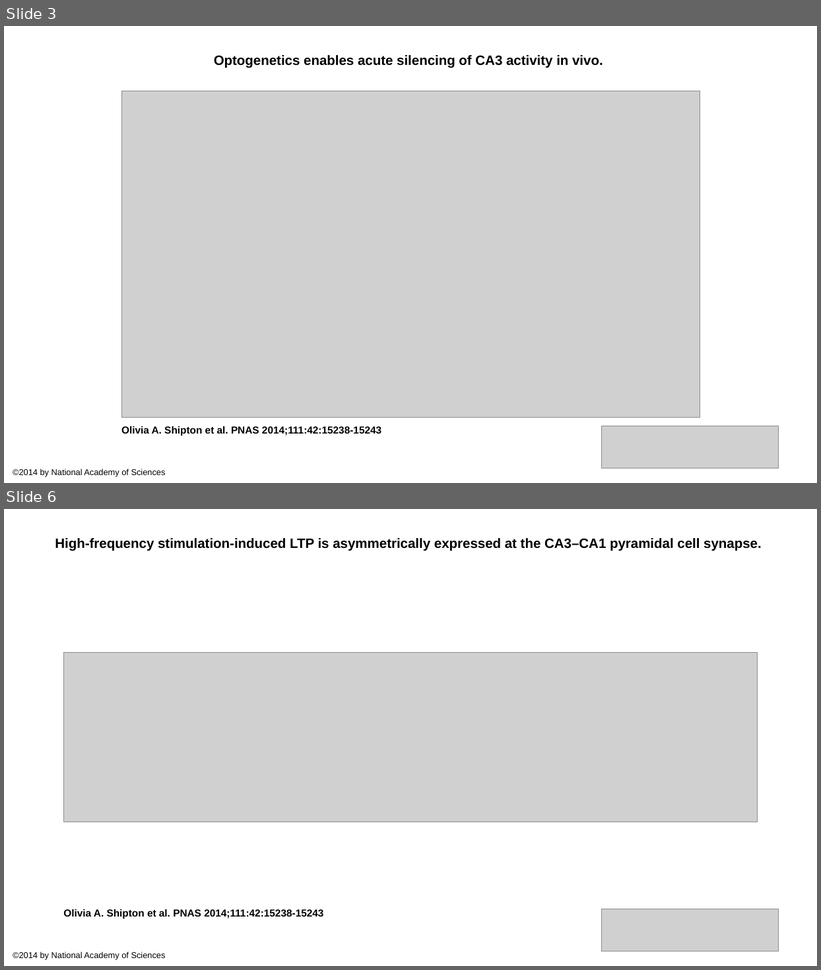
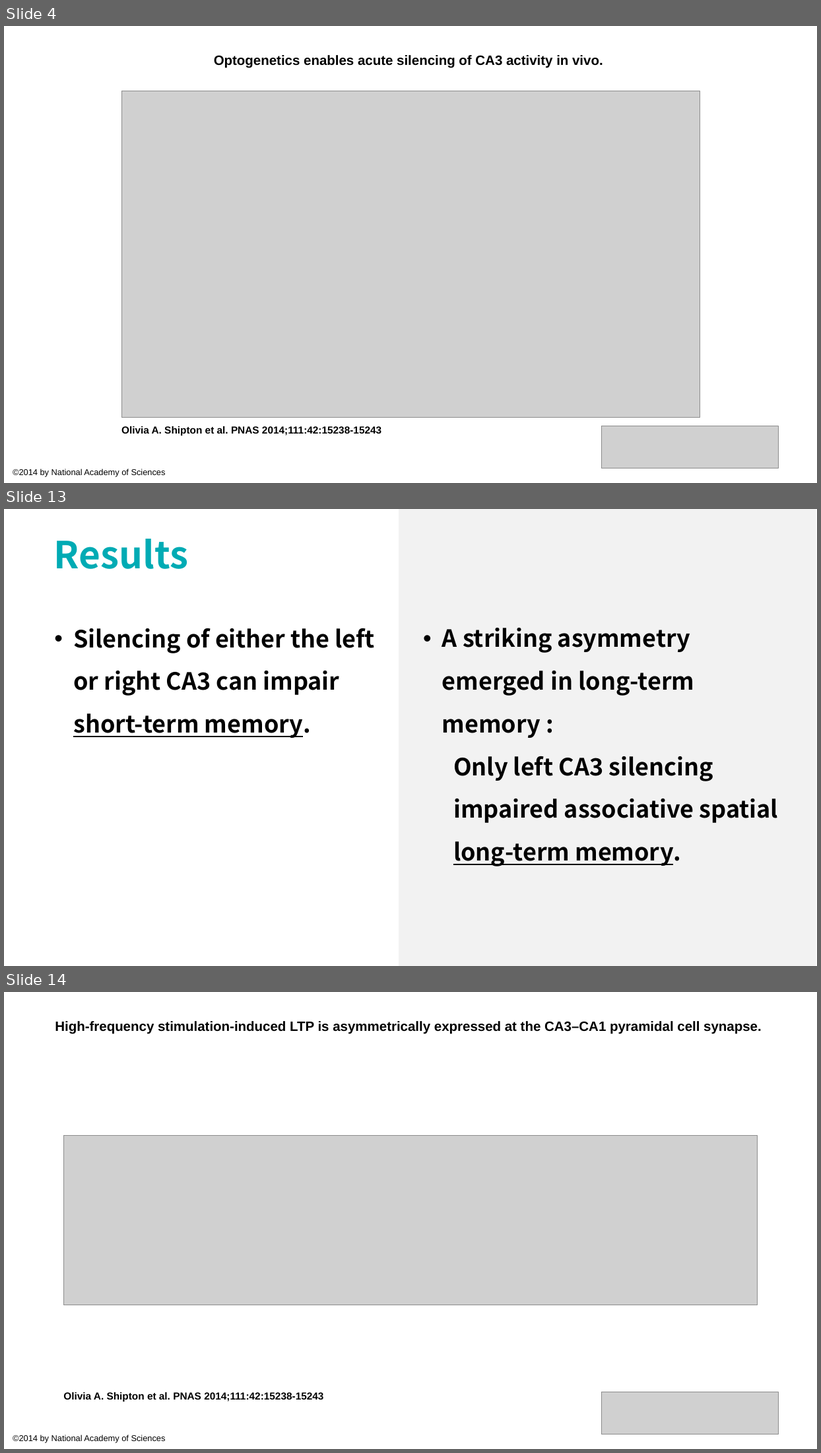
Before and after one commit to lsyoath/sheepy, a slide deck: Event/Lateralization.pptx. Shown one above the other, each under a label of ours: slides 3 and 6 before the commit, slides 4, 13 and 14 after it; the slides between them are not shown. The pictures are 821x970 and 821x1453 pixels, drawn with LibreOffice and Linux fonts; fonts in the diff are those of the drawing; grey boxes stand for pictures. Boxes give left, top, right and bottom in pixels: in the first picture for what was removed or moved away, otherwise in the second. Text is boxed around its words. In the diff, an @@ line names an element or a change of style, - is before the commit and + after.

```diff
--- a/Event/Lateralization.pptx
+++ b/Event/Lateralization.pptx
@@ slide 13 added at [4,509,817,966], background #FFFFFF @@
@@ rectangle added at [399,509,816,966], fill #F2F2F2 @@
@@ text added at [54,539,188,569], 44 pt, text #00ABB4, bold @@
+Results
@@ text added at [73,628,375,738], 28 pt, text #000000, bold @@
+  • Silencing of either the left or right CA3 can impair short-term memory.
@@ text added at [442,628,778,867], 28 pt, text #000000, bold @@
+• A striking asymmetry emerged in long-term memory :
+  Only left CA3 silencing impaired associative spatial long-term memory.
@@ what was slide 3 is now slide 4 @@
@@ what was slide 6 is now slide 14 @@
```
Also in this commit, not shown: 2 slides changed, 7 other slides added, 19 slides removed, 1 other file.
